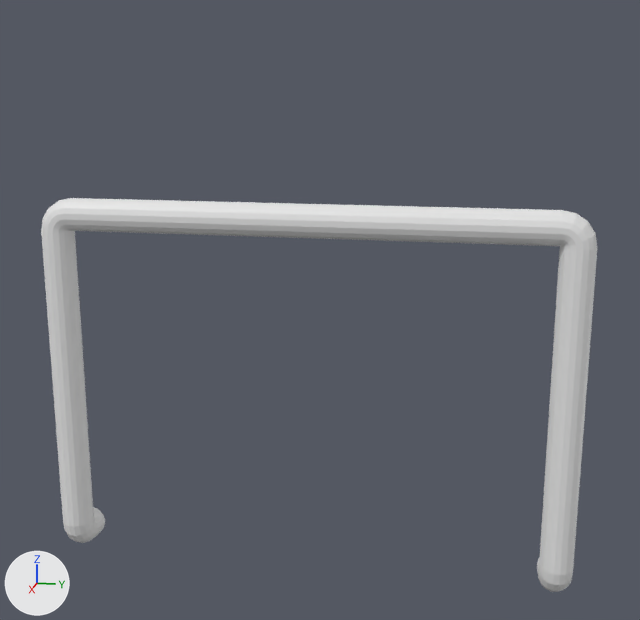
What one commit did to the FBX model Content/StaticMeshes/Rail_1m_side.fbx.
Before and after are seen from a 50 mm lens placed at (1.501, 0.793, 0.795), pointed at (-0.022, 0.488, 0.414). Lighting does not change. The marker at lower left points along +X, +Y and +Z. Where no turn or scale is listed for an object, it has been applied to the vertices.

Names of what the first picture shows: 'Rail_Platform_side'.
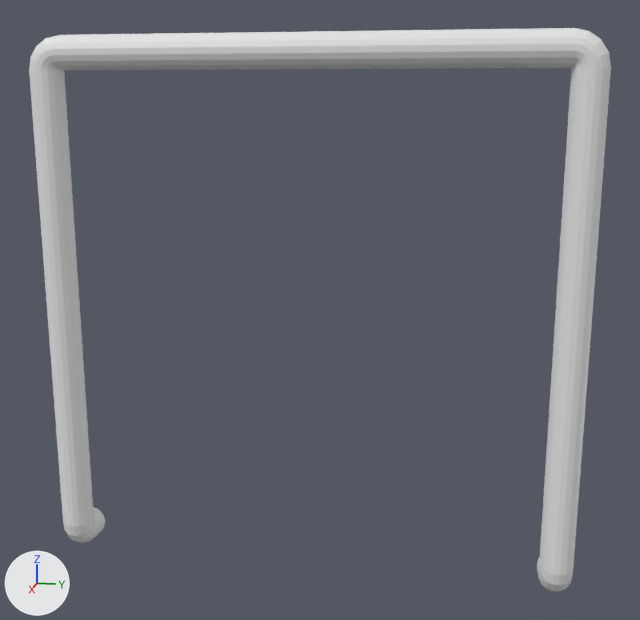
Changed parts and their boxes (x1, y1, x2, y2) in the pictures (640 x 620 px; the box of a moved part takes in the faces that stretch with it):
'Rail_Platform_side', reshaped (43% taller)
    before: (41, 198, 598, 592)
    after: (29, 28, 611, 592)
part 1 of me_cylinder_018, moved or reshaped
    before: (41, 198, 598, 263)
    after: (29, 28, 611, 263)

The edits, one by one:
me_cylinder_018 has 396 vertices, 380 faces and spans x -0.056..0.03, y -0.03..0.957, z -0.095..0.607.
me_cylinder_018 is used by ob_rail_platform_side; location (0.0, 0.0, 0.0).
me_cylinder_018 part 1: all 180 vertices in x -0.03..0.03, y -0.03..0.957, z 0.547..0.607 are moved by (0.0, 0.0, 0.285).
